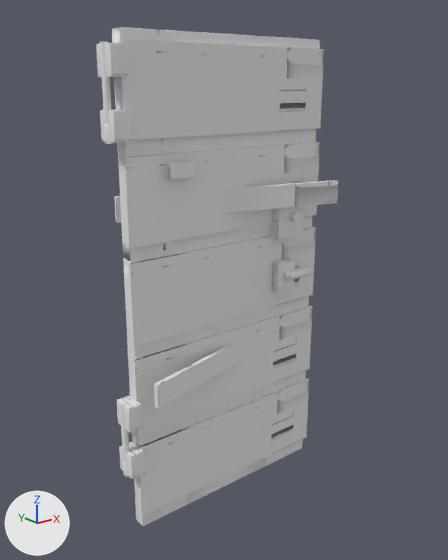
Before and after pictures for a commit that changed the FBX model Assets/Subsistence/ModelsHP/DD_door_wood/DD_door_wood_hp.fbx.
Both versions are drawn from a 50 mm lens placed at (-1.65, -2.04, 1.86), pointed at (-0.06, -0.05, 1.06). The lights are fixed; the arrows at lower left show +X, +Y and +Z. The older version comes first.

In view in the first picture: 'DD_door_wood'.
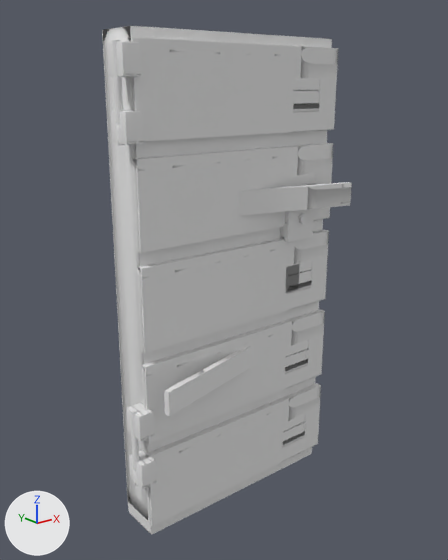
What differs and where, as boxes [x1, y1, x2, y2] in the pictures (448 x 560 px; the box of a moved part takes in the faces that stretch with it):
'DD_door_wood', reshaped
    before: [96, 27, 338, 526]
    after: [102, 26, 352, 535]
part 1 of me_dd_door_wood, moved or reshaped
    before: [136, 378, 309, 516]
    after: [145, 383, 321, 526]
part 2 of me_dd_door_wood, moved or reshaped
    before: [132, 305, 313, 435]
    after: [142, 309, 325, 444]
part 3 of me_dd_door_wood, moved or reshaped
    before: [128, 227, 316, 347]
    after: [137, 230, 329, 353]
part 4 of me_dd_door_wood, moved or reshaped
    before: [122, 142, 320, 249]
    after: [133, 143, 333, 253]
part 5 of me_dd_door_wood, moved or reshaped
    before: [117, 39, 324, 140]
    after: [127, 37, 338, 141]
part 6 of me_dd_door_wood, moved or reshaped
    before: [154, 340, 244, 408]
    after: [164, 346, 253, 416]
part 7 of me_dd_door_wood, moved or reshaped
    before: [114, 180, 338, 223]
    after: [238, 182, 352, 216]
part 8 of me_dd_door_wood, moved or reshaped
    before: [119, 442, 146, 479]
    after: [129, 450, 156, 489]
part 9 of me_dd_door_wood, moved or reshaped
    before: [117, 395, 144, 432]
    after: [127, 403, 155, 441]
part 10 of me_dd_door_wood, moved or reshaped
    before: [120, 401, 129, 477]
    after: [130, 409, 139, 486]
part 11 of me_dd_door_wood, moved or reshaped
    before: [100, 109, 132, 143]
    after: [111, 110, 144, 145]
part 12 of me_dd_door_wood, moved or reshaped
    before: [96, 43, 129, 77]
    after: [108, 41, 141, 77]
part 13 of me_dd_door_wood, moved or reshaped
    before: [100, 41, 113, 144]
    after: [111, 40, 125, 146]
part 14 of me_dd_door_wood, moved or reshaped
    before: [273, 259, 295, 293]
    after: [285, 265, 299, 293]
part 15 of me_dd_door_wood, rebuilt (11% wider)
    before: [112, 27, 320, 526]
    after: [102, 26, 332, 535]
part 16 of me_dd_door_wood, deleted
    before: [284, 267, 311, 282]
part 17 of me_dd_door_wood, moved or reshaped
    before: [270, 208, 297, 240]
    after: [280, 209, 314, 242]
part 18 of me_dd_door_wood, surface changed
    before: [278, 206, 304, 240]

What the commit changed:
me_dd_door_wood is used by ob_dd_door_wood; location (0.0, 0.0, 0.0).
me_dd_door_wood had 556 vertices, 484 faces and spanned x -0.57..0.51, y -0.18..0.08, z 0.0..2.05.
me_dd_door_wood now has 556 vertices, 484 faces and spans x -0.57..0.51, y -0.26..0.1, z 0.0..2.05.
me_dd_door_wood part 1: the loose piece of 8 vertices spanning x -0.51..0.51, y -0.05..-0.03, z 0.07..0.41 is moved by (0.0, -0.08, 0.0).
me_dd_door_wood part 2: the loose piece of 8 vertices spanning x -0.51..0.51, y -0.05..-0.03, z 0.47..0.81 is moved by (0.0, -0.08, 0.0).
me_dd_door_wood part 3: the loose piece of 8 vertices spanning x -0.51..0.51, y -0.05..-0.03, z 0.87..1.21 is moved by (0.0, -0.08, 0.0).
me_dd_door_wood part 4: the loose piece of 8 vertices spanning x -0.51..0.51, y -0.05..-0.03, z 1.27..1.61 is moved by (0.0, -0.08, 0.0).
me_dd_door_wood part 5: the loose piece of 8 vertices spanning x -0.51..0.51, y -0.05..-0.03, z 1.67..2.01 is moved by (0.0, -0.08, 0.0).
me_dd_door_wood part 6: the loose piece of 8 vertices spanning x -0.5..0.5, y -0.18..0.08, z 0.65..0.75 is moved by (0.0, -0.07, 0.0).
me_dd_door_wood part 7: the loose piece of 8 vertices spanning x -0.5..0.5, y -0.18..0.08, z 1.35..1.45 is moved by (0.0, -0.07, 0.0).
me_dd_door_wood part 8: the loose piece of 56 vertices spanning x -0.56..-0.49, y -0.07..0.03, z 0.29..0.41 is moved by (0.0, -0.08, 0.0).
me_dd_door_wood part 9: the loose piece of 56 vertices spanning x -0.56..-0.49, y -0.07..0.03, z 0.51..0.62 is moved by (0.0, -0.08, 0.0).
me_dd_door_wood part 10: the loose piece of 24 vertices spanning x -0.57..-0.55, y -0.04..-0.01, z 0.29..0.63 is moved by (0.0, -0.08, 0.0).
me_dd_door_wood part 11: the loose piece of 56 vertices spanning x -0.56..-0.49, y -0.07..0.03, z 1.67..1.77 is moved by (0.0, -0.08, 0.0).
me_dd_door_wood part 12: the loose piece of 56 vertices spanning x -0.56..-0.49, y -0.07..0.03, z 1.89..2.0 is moved by (0.0, -0.08, 0.0).
me_dd_door_wood part 13: the loose piece of 24 vertices spanning x -0.57..-0.55, y -0.04..-0.01, z 1.66..2.0 is moved by (0.0, -0.08, 0.0).
me_dd_door_wood part 14: the loose piece of 56 vertices spanning x 0.23..0.33, y -0.09..-0.05, z 0.95..1.09 is moved by (0.0, -0.04, 0.0).
me_dd_door_wood part 15: the loose piece of 56 vertices spanning x -0.5..0.5, y -0.03..0.03, z 0.0..2.05 is rebuilt with 56 vertices and now spans x -0.5..0.5, y -0.1..0.1, z 0.0..2.05.
me_dd_door_wood part 16: the loose piece of 28 vertices spanning x 0.26..0.42, y -0.11..-0.07, z 1.0..1.04 is deleted.
me_dd_door_wood part 17: 52 vertices removed from x 0.22..0.38, y -0.08..-0.03, z 1.2..1.4; 52 vertices added at x 0.22..0.38, y -0.17..-0.1, z 1.2..1.4.
me_dd_door_wood part 18: 10 kept faces spanning x 0.22..0.38, y -0.12..-0.09, z 1.2..1.4 get new texture (UV) coordinates.
Other edits to the shape of me_dd_door_wood do not show in these pictures.
